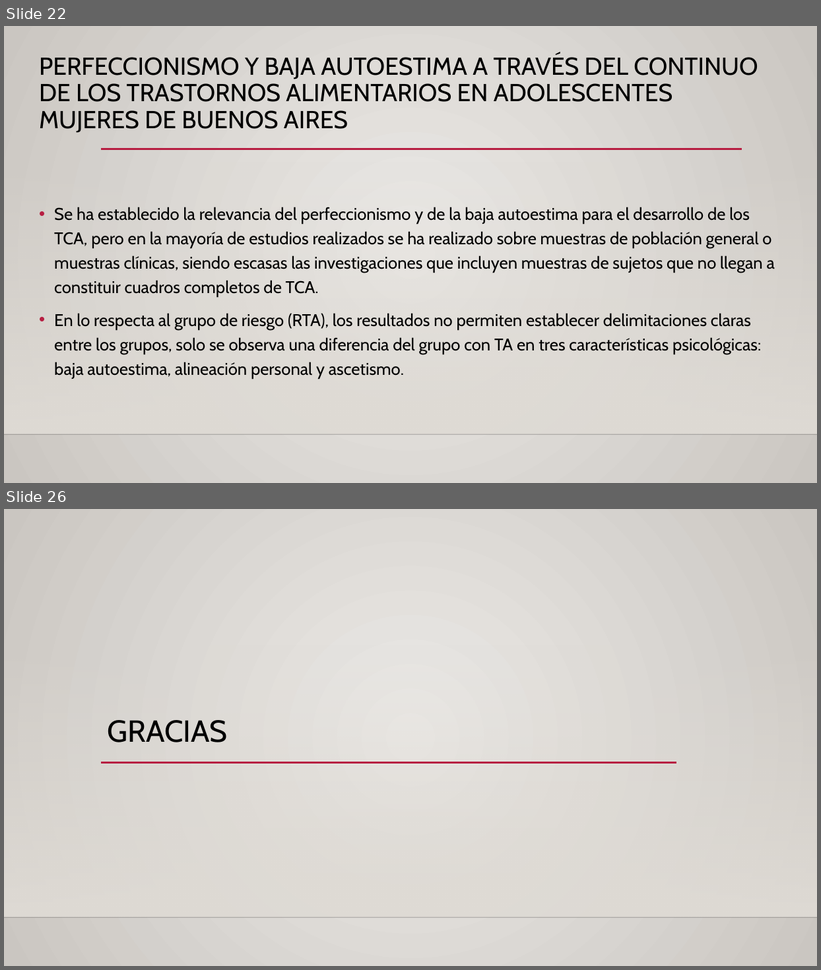
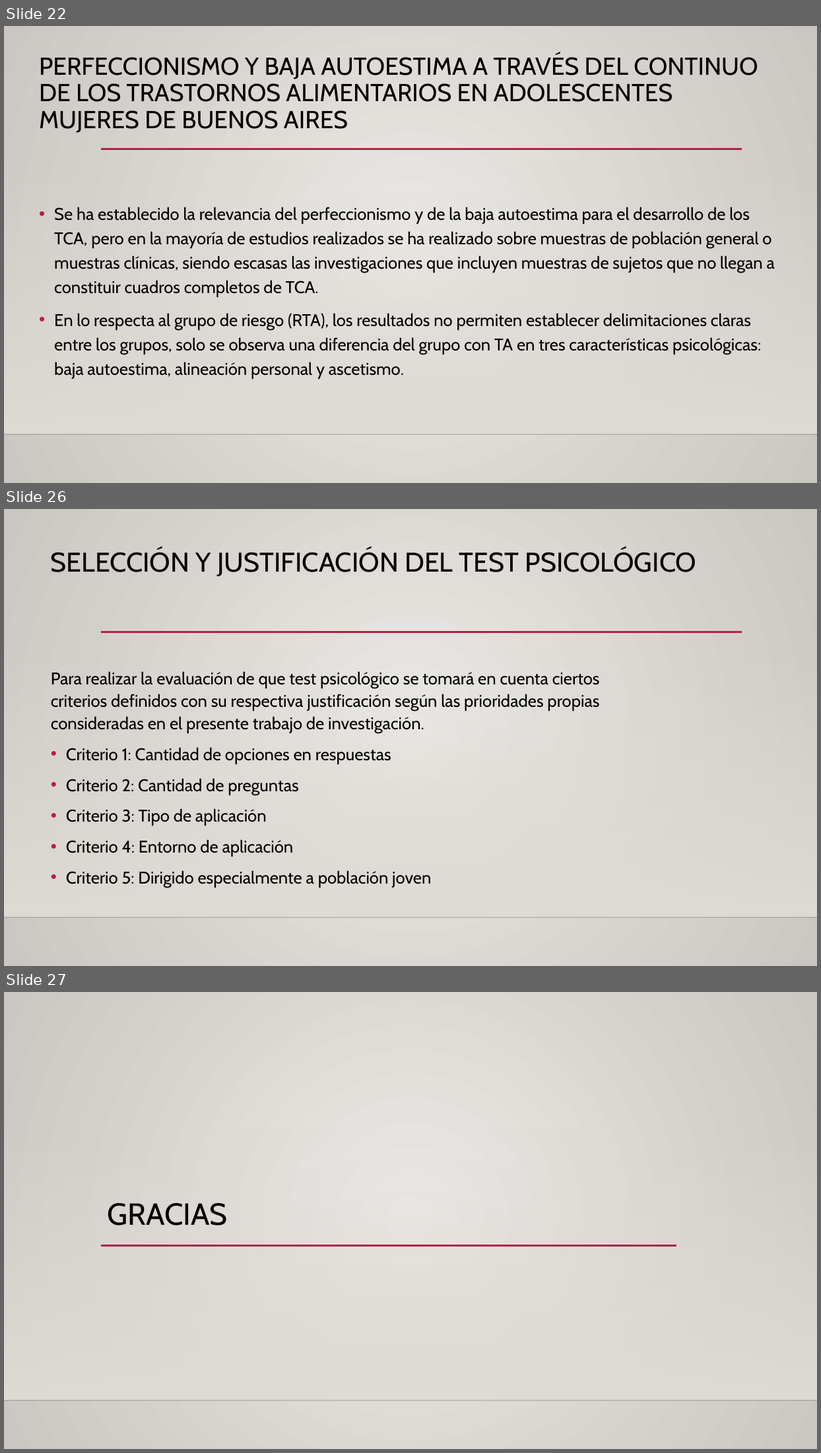
Before and after one commit to patriciamz-153/tesis, a slide deck: Presentación de Tesis Parte 2.pptx. Shown one above the other, each under a label of ours: slides 22 and 26 before the commit, slides 22, 26 and 27 after it; the slides between them are not shown. The pictures are 821x970 and 821x1453 pixels, drawn with LibreOffice and Linux fonts; fonts in the diff are those of the drawing; background and template pictures are left out. Boxes give left, top, right and bottom in pixels: in the first picture for what was removed or moved away, otherwise in the second. Text is boxed around its words. In the diff, an @@ line names an element or a change of style, - is before the commit and + after.

```diff
--- a/Presentación de Tesis Parte 2.pptx
+++ b/Presentación de Tesis Parte 2.pptx
@@ slide 26 added at [4, 509, 817, 966], background gradient #ECEAE7 to #CAC7C1; not listed: 3 template elements that a slide beside it also shows @@
@@ title added at [51, 549, 697, 576], 32 pt, text #000000 @@
+SELECCIÓN Y JUSTIFICACIÓN DEL TEST PSICOLÓGICO
@@ text added at [51, 671, 600, 887], 20 pt, text #000000 @@
+Para realizar la evaluación de que test psicológico se tomará en cuenta ciertos criterios definidos con su respectiva justificación según las prioridades propias consideradas en el presente trabajo de investigación.
+• Criterio 1: Cantidad de opciones en respuestas
+• Criterio 2: Cantidad de preguntas
+• Criterio 3: Tipo de aplicación
+• Criterio 4: Entorno de aplicación
+• Criterio 5: Dirigido especialmente a población joven
@@ what was slide 26 is now slide 27 @@
```
Also in this commit, not shown: 13 slides changed.
